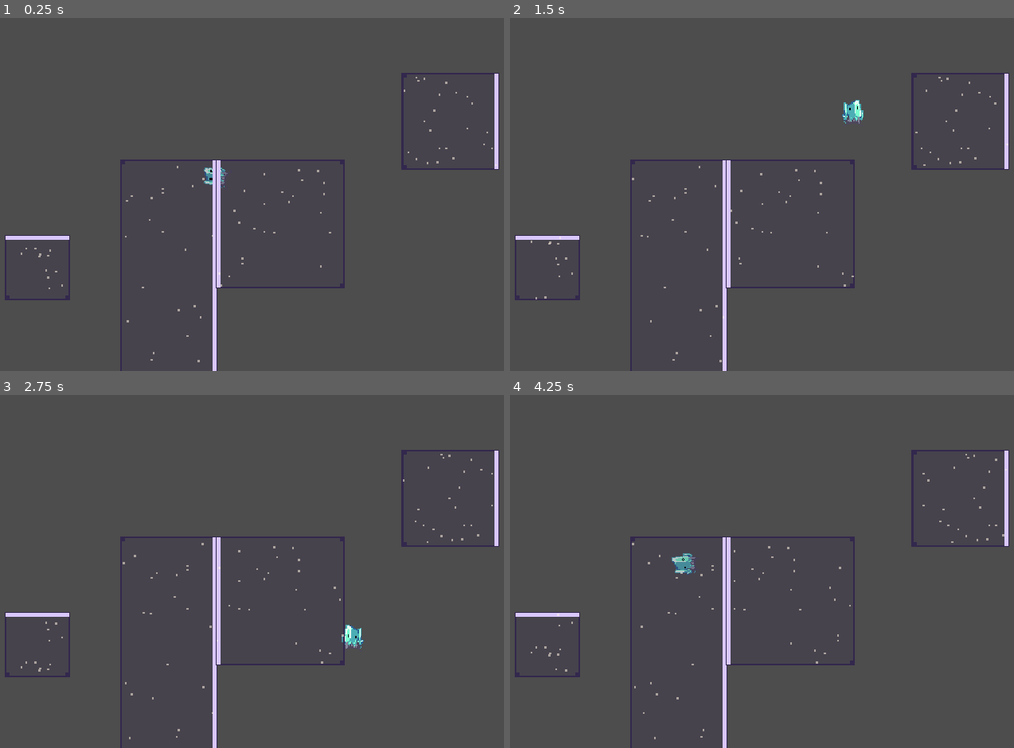
Above: before the commit, frames 1-4 (two rows, left to right).
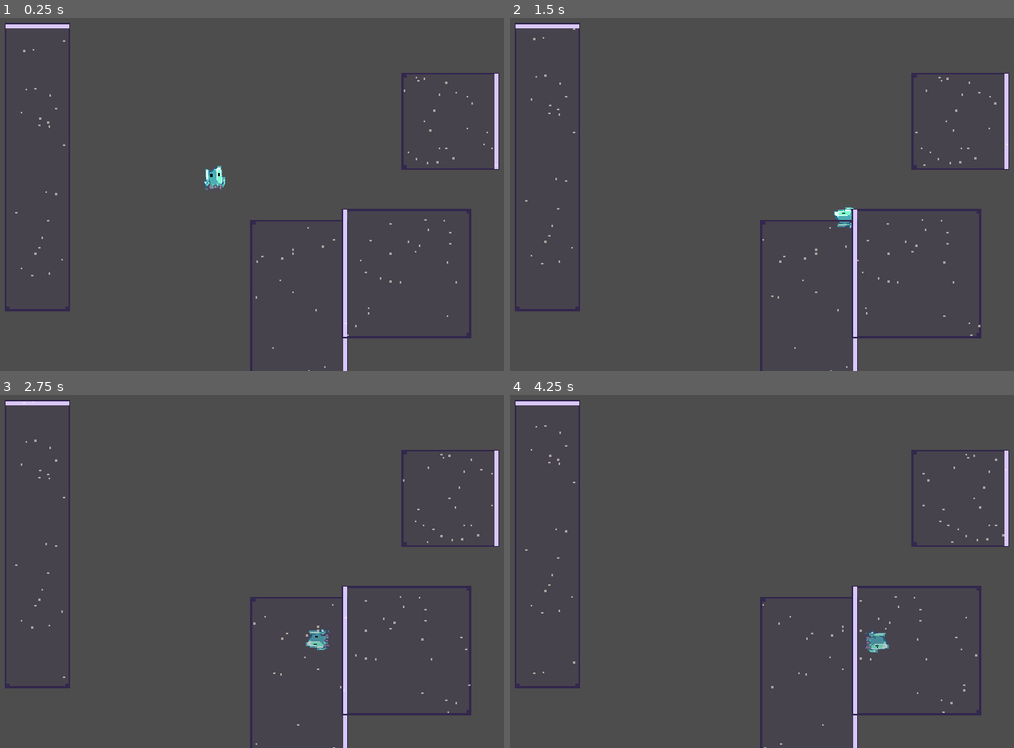
Above: after the commit, the same moments.

Repository: jmx2033/GRAVSWITCH
Game: Godot game, scene res://Scenes/game.tscn
The game is run twice, just before and just after one commit, with the same random seed, the same clock (stepped at 60 frames per second) and the same inputs. This scene is started directly instead of the project's main scene.
Inputs:
- Up to frame 1 (0.25 s): no input
- Up to frame 2 (1.5 s): hold D (move_right) from 0.53 s (still down); tap Space (jump) at 0.77 s
- Up to frame 3 (2.75 s): tap Space (jump) at 1.52 s; release D (move_right) at 2.03 s; hold A (move_left) from 2.03 s (still down)
- Up to frame 4 (4.25 s): release A (move_left) at 2.78 s; hold D (move_right) from 2.78 s (still down); tap Space (jump) at 3.02, 3.77 s; tap R (restart) at 4.15 s

The runs differ from the first frame. In frame 1, 4.0% of the frame differs, in the area x 0-94%, y 1-100%; in frame 2, 4.2%; in frame 3, 4.2%; in frame 4, 4.3%.

Commit message:
fix(player): 修正倒立时的模型朝向与水平移动方向 [P0-2]

Diff:
--- a/Scenes/game.tscn
+++ b/Scenes/game.tscn
@@ -41,16 +41,16 @@
 position = Vector2(294, 106)
 
 [node name="GravityZone" parent="." unique_id=285377863 instance=ExtResource("2_qxrlw")]
-position = Vector2(84, 224)
-size_in_tiles = Vector2i(2, 2)
+position = Vector2(84, 11)
+size_in_tiles = Vector2i(2, 9)
 
 [node name="GravityZone2" parent="." unique_id=37853669 instance=ExtResource("2_qxrlw")]
-position = Vector2(200, 148)
+position = Vector2(331, 209)
 direction = 1
 size_in_tiles = Vector2i(3, 8)
 
 [node name="GravityZone3" parent="." unique_id=1292054527 instance=ExtResource("2_qxrlw")]
-position = Vector2(296, 148)
+position = Vector2(423, 198)
 direction = 3
 size_in_tiles = Vector2i(4, 4)
 
--- a/Scripts/player/player.gd
+++ b/Scripts/player/player.gd
@@ -66,7 +66,14 @@
 	velocity += g * Config.GRAVITY * _gravity_scale * delta
 
 	# 左右移动（沿"垂直于重力"的方向，不是世界 x 轴）
-	var right_dir: Vector2 = g.rotated(-PI / 2)
+	# 重力正上/正下时固定为屏幕右：倒立站天花板后按 D 仍然往右走，
+	# 不跟着角色朝向反向，操作习惯不变。
+	var right_dir: Vector2
+	if g.is_equal_approx(Vector2.DOWN) or g.is_equal_approx(Vector2.UP):
+		right_dir = Vector2.RIGHT
+	else:
+		right_dir = g.rotated(-PI / 2)
+
 	var axis: float = Input.get_axis("move_left", "move_right")
 
 	# 把速度拆成两部分：沿重力方向的下落速度、垂直于重力方向的横移速度
@@ -122,10 +129,13 @@
 			anim.play("idle")
 
 	# 左右翻转：地面和空中都生效
+	# 倒立（重力朝上）时要把翻转反过来：
+	# 旋转 180° 后精灵自身的"右"在屏幕上变成了"左"。
+	var upside_down: bool = _physics_gravity.y < 0.0
 	if axis < 0.0:
-		anim.flip_h = true
+		anim.flip_h = not upside_down
 	elif axis > 0.0:
-		anim.flip_h = false
+		anim.flip_h = upside_down
 
 	# 角色贴图跟随显示方向旋转；180° 反转时会平滑转半圈
 	anim.rotation = (-current_gravity).angle() + PI / 2
@@ -299,4 +309,4 @@
 			die()
 		else:
 			print(">>> 调用 respawn()")
-			respawn(Vector2(320, 200))
+			respawn(Vector2(50, 300))
